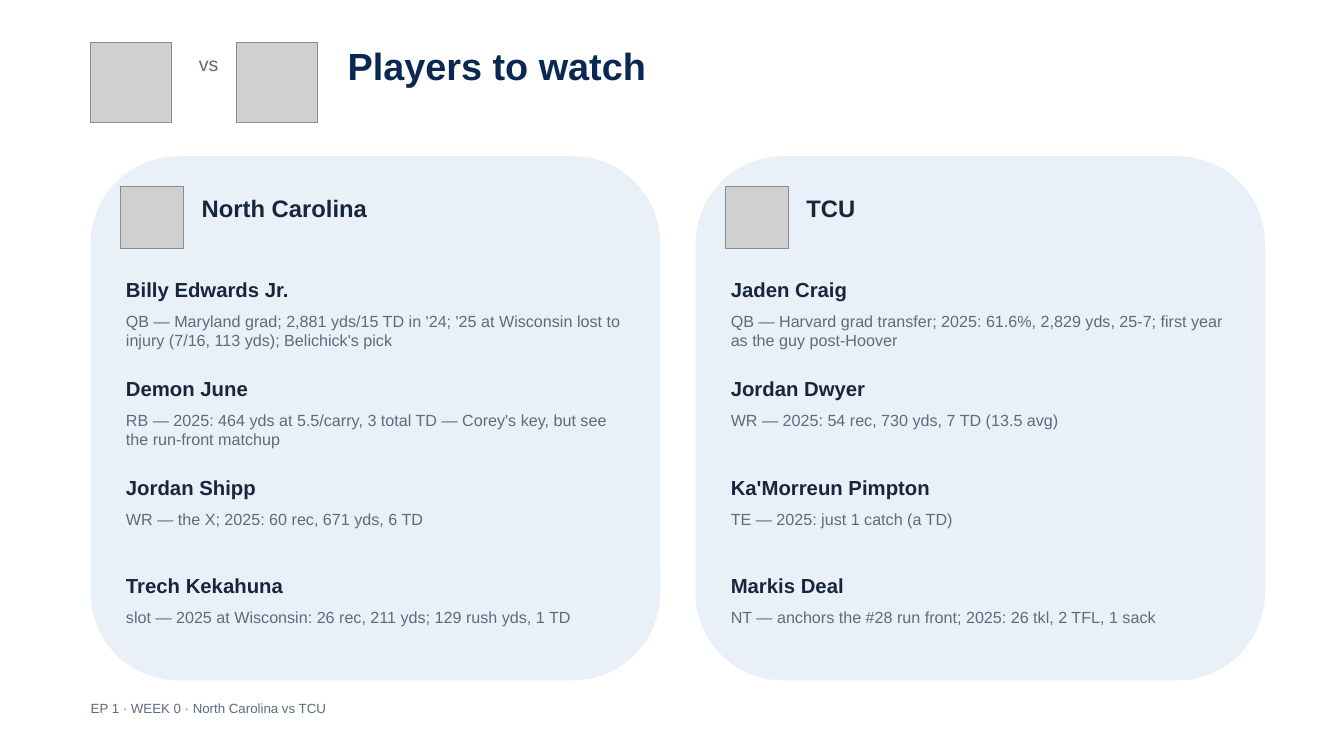
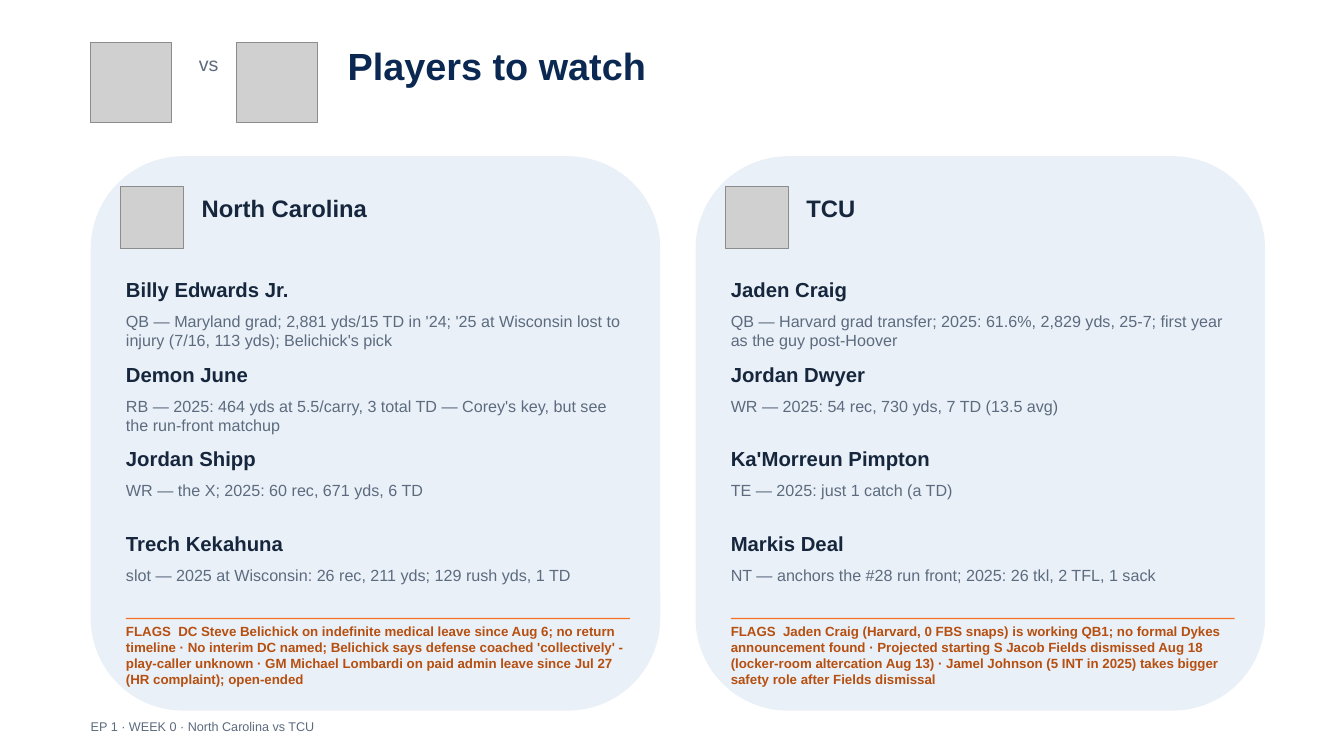
Before and after one commit to lucasalvarezflorida-lab/ncaa-fbs-analytics, a slide deck: slide 3 of decks/2026_Week0_Episode1.pptx. Drawn at 1344x756 pixels with LibreOffice and Linux fonts; fonts in the diff are those of the drawing; grey boxes stand for pictures. Boxes give left, top, right and bottom in pixels: in the first picture for what was removed or moved away, otherwise in the second. Text is boxed around its words. In the diff, an @@ line names an element or a change of style, - is before the commit and + after.

```diff
--- a/decks/2026_Week0_Episode1.pptx
+++ b/decks/2026_Week0_Episode1.pptx
@@ rounded rectangle: place and size @@
-rounded rectangle at (91, 156, 660, 681)
+rounded rectangle at (91, 156, 660, 711)
@@ rounded rectangle: place and size @@
-rounded rectangle at (696, 156, 1265, 681)
+rounded rectangle at (696, 156, 1265, 711)
@@ 4 texts: place and size @@
-4 texts at (126, 381, 1058, 449)
+4 texts at (126, 367, 1058, 435)
@@ 4 texts: place and size @@
-4 texts at (126, 480, 953, 529)
+4 texts at (126, 451, 953, 500)
@@ text "Trech Kekahuna": place and size @@
-text "Trech Kekahuna" at (126, 578, 283, 593)
+text "Trech Kekahuna" at (126, 536, 283, 551)
@@ text "Markis Deal": place and size @@
-text "Markis Deal" at (731, 578, 844, 593)
+text "Markis Deal" at (731, 536, 844, 551)
@@ text "slot — 2025 at Wisconsin: ...": place and size @@
-text "slot — 2025 at Wisconsin: ..." at (126, 611, 571, 627)
+text "slot — 2025 at Wisconsin: ..." at (126, 569, 571, 585)
@@ text "NT — anchors the #28 ...": place and size @@
-text "NT — anchors the #28 ..." at (731, 611, 1155, 625)
+text "NT — anchors the #28 ..." at (731, 569, 1155, 583)
@@ rectangle added at (126, 618, 630, 619), fill #F47321 @@
@@ text added at (126, 626, 615, 687), 9.5 pt, text #B64F0F, bold @@
+FLAGS DC Steve Belichick on indefinite medical leave since Aug 6; no return timeline · No interim DC named; Belichick says defense coached 'collectively' - play-caller unknown · GM Michael Lombardi on paid admin leave since Jul 27 (HR complaint); open-ended
@@ rectangle added at (731, 618, 1235, 619), fill #F47321 @@
@@ text added at (731, 626, 1220, 687), 9.5 pt, text #B64F0F, bold @@
+FLAGS Jaden Craig (Harvard, 0 FBS snaps) is working QB1; no formal Dykes announcement found · Projected starting S Jacob Fields dismissed Aug 18 (locker-room altercation Aug 13) · Jamel Johnson (5 INT in 2025) takes bigger safety role after Fields dismissal
@@ text "EP 1 · WEEK 0 ...": place and size @@
-text "EP 1 · WEEK 0 ..." at (91, 703, 326, 713)
+text "EP 1 · WEEK 0 ..." at (91, 722, 314, 731)
@@ text "EP 1 · WEEK 0 ..." at (91, 722, 314, 731): size 9.5 to 9 pt @@
```
Also in this commit, not shown: 4 other slides changed, 4 other files.
